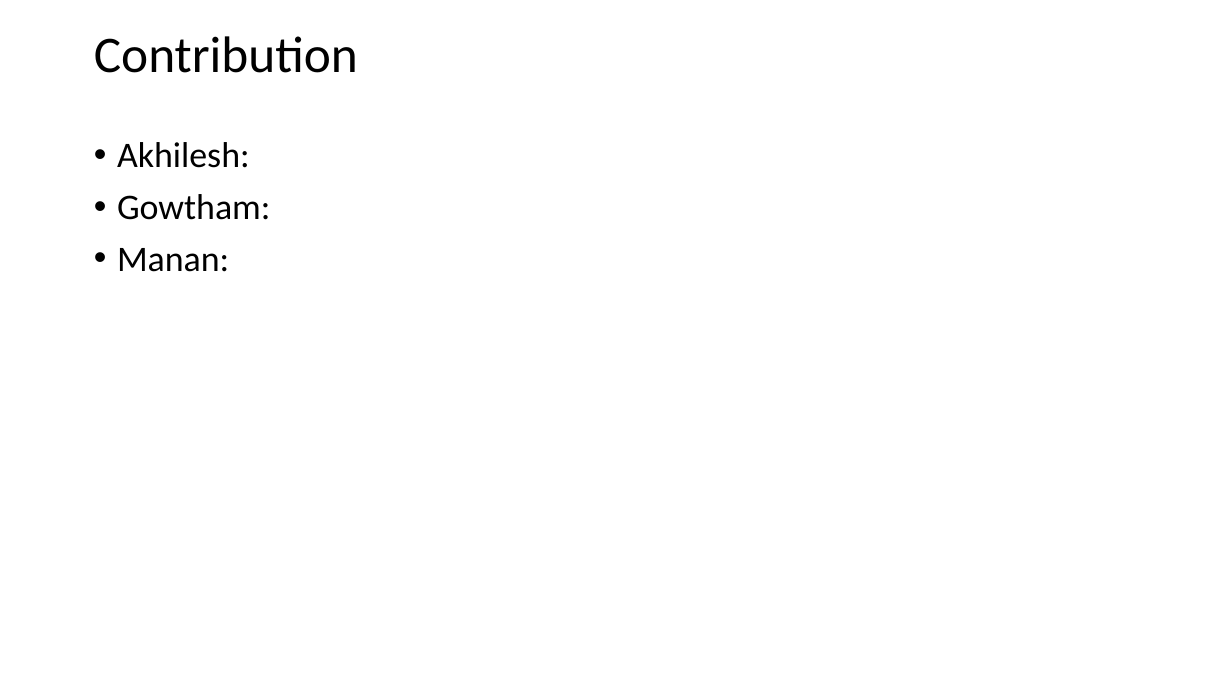
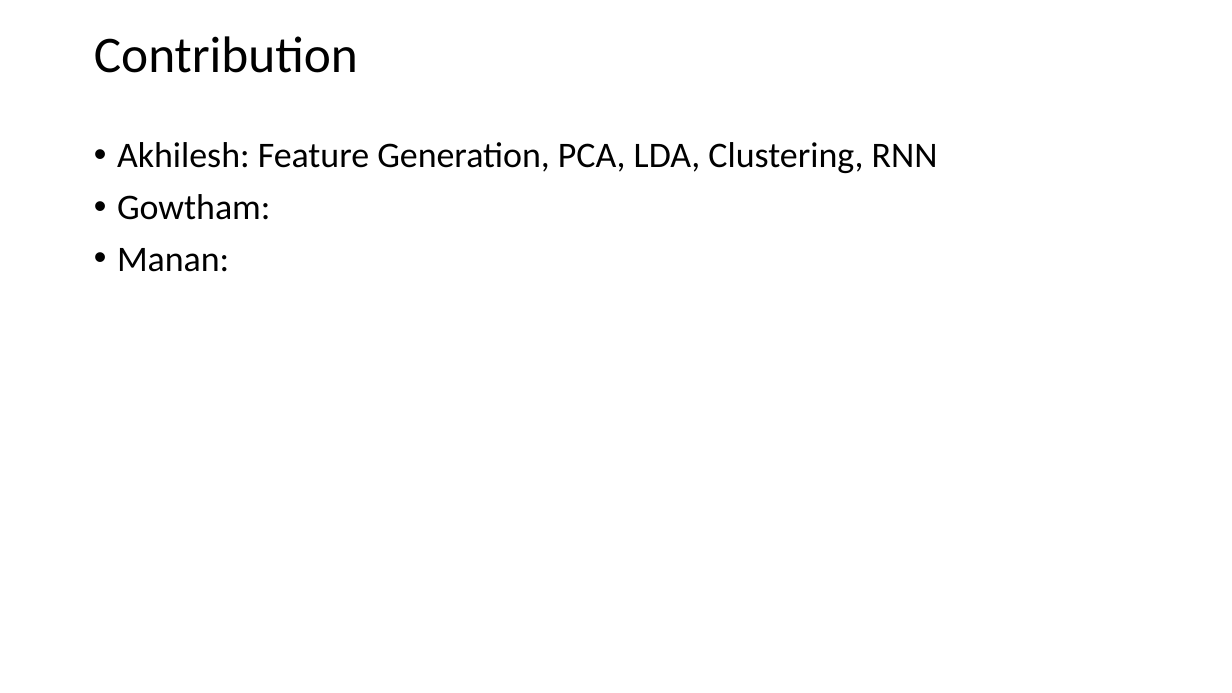
Before and after one commit to gowthamkuntumalla/ECE498_Final_Project, a slide deck: slide 14 of Docs/Final_Presentation_Template.pptx (slide 11 before the commit). Drawn at 1232x693 pixels with LibreOffice and Linux fonts; fonts in the diff are those of the drawing. Boxes give left, top, right and bottom in pixels: in the first picture for what was removed or moved away, otherwise in the second. Text is boxed around its words. In the diff, an @@ line names an element or a change of style, - is before the commit and + after.

```diff
--- a/Docs/Final_Presentation_Template.pptx
+++ b/Docs/Final_Presentation_Template.pptx
@@ text at (117,142,938,173): text changed @@
-• Akhilesh:
+• Akhilesh: Feature Generation, PCA, LDA, Clustering, RNN
```
Also in this commit, not shown: 2 other slides changed, 3 slides added, 1 other file.
